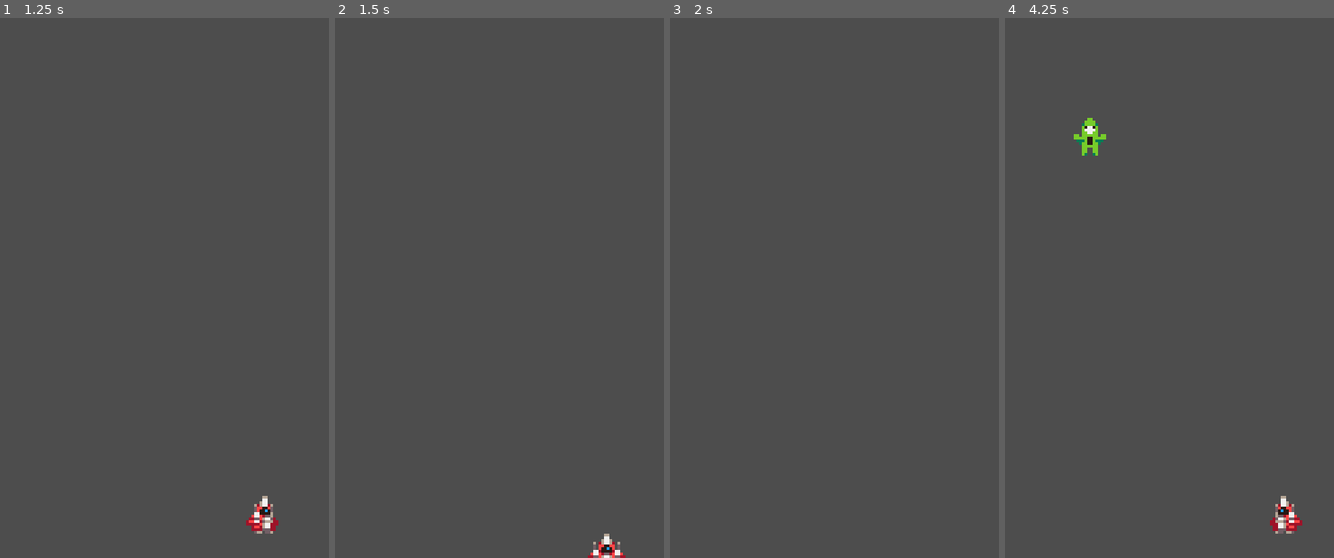
Above: before the commit, frames 1-4 (left to right).
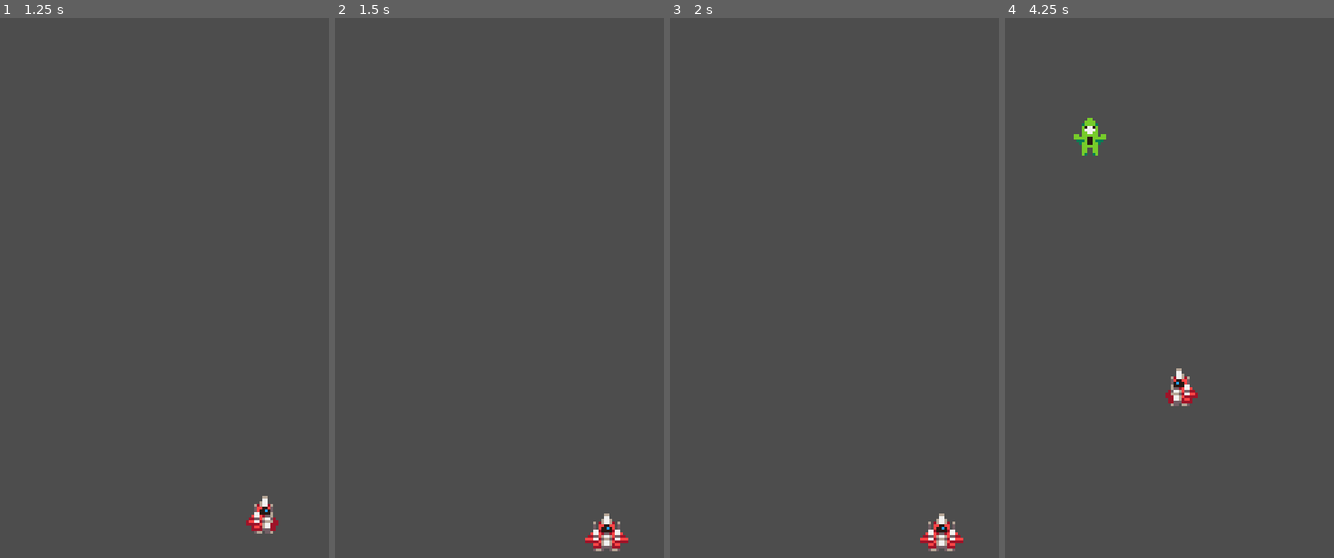
Above: after the commit, the same moments.

Repository: cheskya/ISCS3014-Project3
Game: Godot game, scene res://scenes/game.tscn
Same seed, same stepped clock (60 frames per second), same inputs: the game is played once before the commit and once after it.
Inputs:
- Up to frame 1 (1.25 s): tap Enter at 0.5 s; hold D (right) from 0.53 s (still down)
- Up to frame 2 (1.5 s): release D (right) at 1.28 s; hold S (down) from 1.28 s (still down)
- Up to frame 3 (2 s): keep holding S (down)
- Up to frame 4 (4.25 s): tap Space at 2 s; release S (down) at 2.03 s; hold D (right) 2.03-2.78 s; tap Enter at 2.75 s; hold W (up) 2.78-3.53 s; hold A (left) from 3.53 s (still down)

Frame 1 is identical in both runs. In frame 2, 0.6% of the frame differs, in the area x 76-90%, y 91-100%; in frame 3, 0.5%; in frame 4, 0.8%, in the area x 48-91%, y 64-96%.

Commit message:
Clamp player movement to viewport

Diff:
--- a/scripts/player.gd
+++ b/scripts/player.gd
@@ -5,6 +5,19 @@
 @onready var animated_sprite = $AnimatedSprite2D
 
 func _physics_process(delta: float) -> void:
+	var viewport_size = get_viewport().size
+
+	var camera_left = 30
+	var camera_right = viewport_size.x - 30
+	var camera_up = 60
+	var camera_down = viewport_size.y - 15
+
+	var player_pos = position
+	player_pos.x = clamp(player_pos.x, camera_left, camera_right)
+	player_pos.y = clamp(player_pos.y, camera_up, camera_down)
+
+	position = player_pos
+
 	var move = Input.get_vector("left", "right", "up", "down")
 
 	if move[0] == 0:
